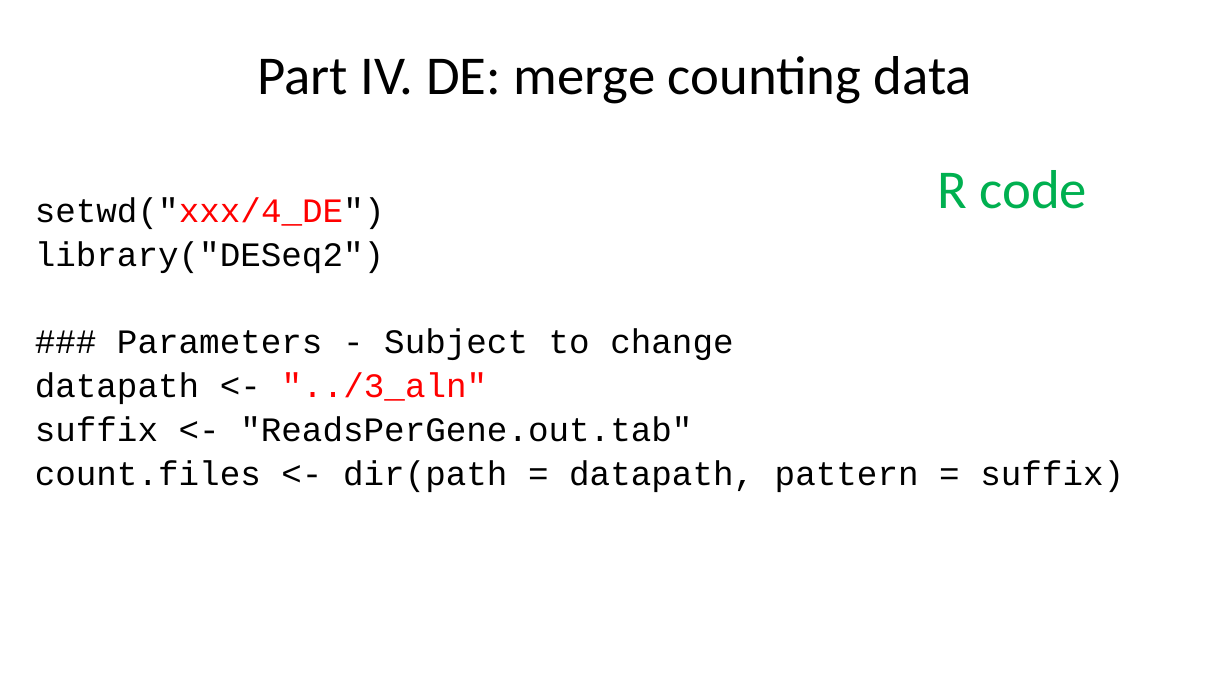
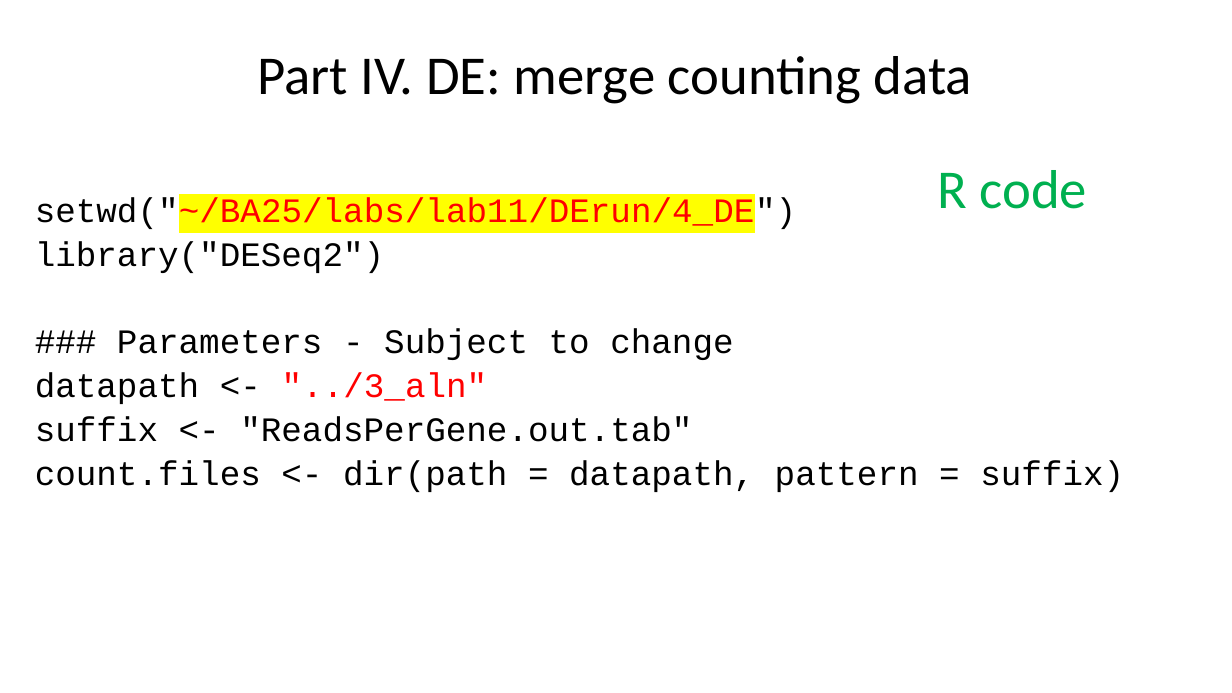
Before and after one commit to liu3zhenlab/teaching, a slide deck: slide 27 of PLPTH813Bioinformatis/2025/2_lab/lab11_DE.pptx (slide 30 before the commit). Drawn at 1232x693 pixels with LibreOffice and Linux fonts; fonts in the diff are those of the drawing. Boxes give left, top, right and bottom in pixels: in the first picture for what was removed or moved away, otherwise in the second. Text is boxed around its words. In the diff, an @@ line names an element or a change of style, - is before the commit and + after.

```diff
--- a/PLPTH813Bioinformatis/2025/2_lab/lab11_DE.pptx
+++ b/PLPTH813Bioinformatis/2025/2_lab/lab11_DE.pptx
@@ text at (x1=35, y1=197, x2=796, y2=232): text changed; text colour #000000 to #FF0000 @@
-setwd("xxx/4_DE")
+setwd("~/BA25/labs/lab11/DErun/4_DE")
```
Also in this commit, not shown: 8 other slides changed, 4 slides added, 3 slides removed.
